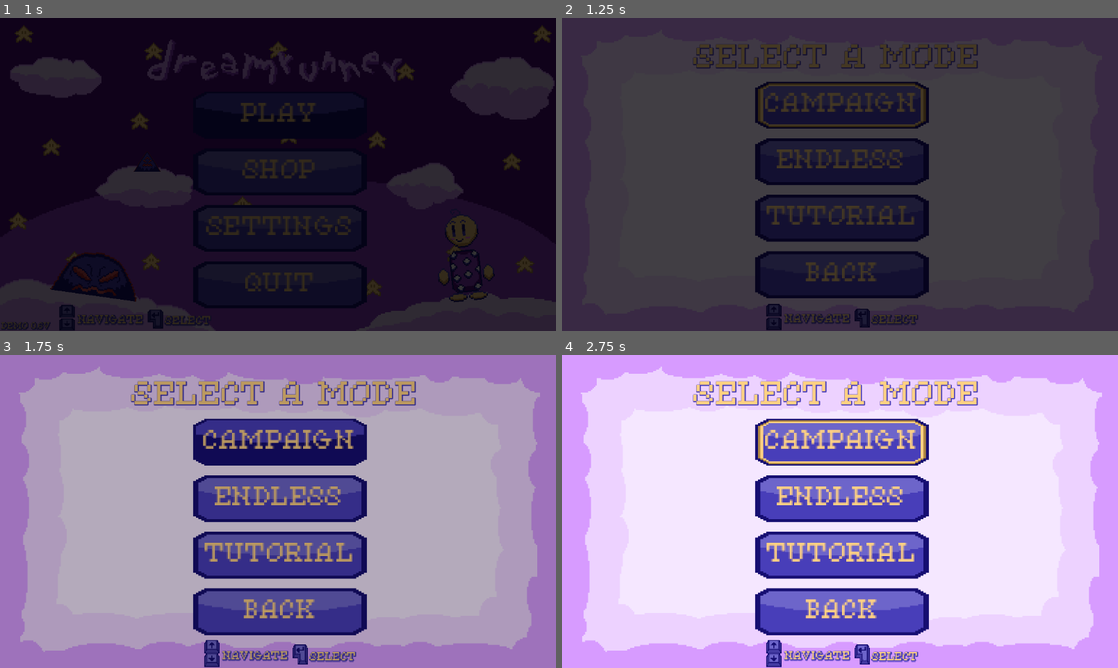
Above: before the commit, frames 1-4 (two rows, left to right).
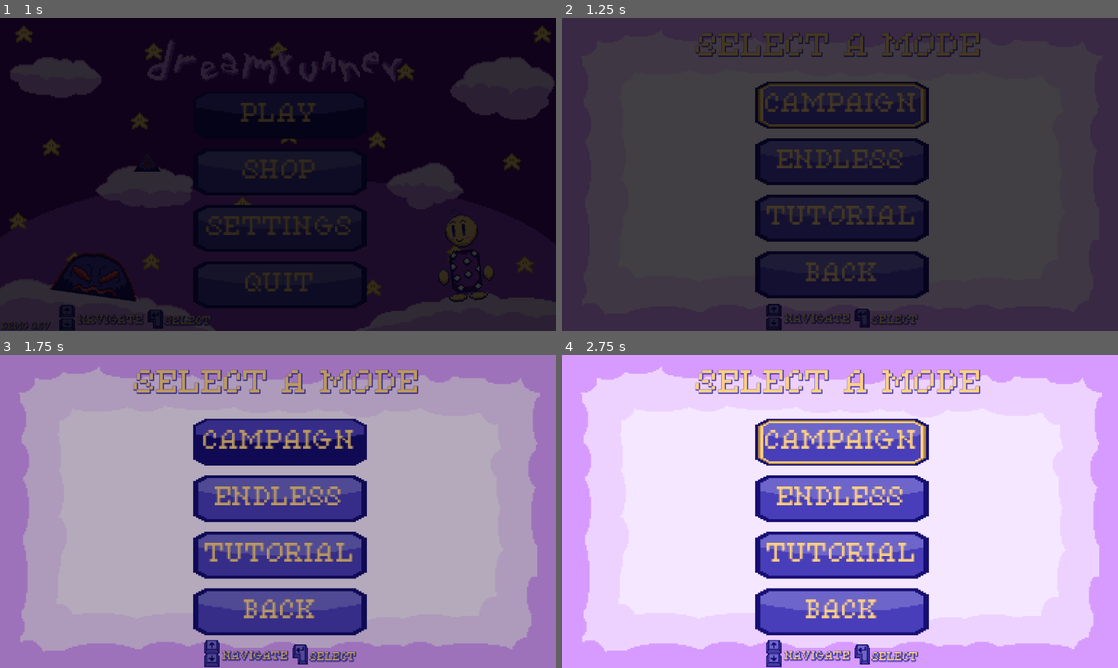
Above: after the commit, the same moments.

Repository: jacio-m/DreamRunner
Game: Godot game, scene res://HUD/main_menu.tscn
Same seed, same stepped clock (60 frames per second), same inputs: the game is played once before the commit and once after it. Sound files missing from this copy of the repository are replaced by a short silence.
Inputs:
- Up to frame 1 (1 s): tap Enter (ui_accept) at 0.5, 0.77 s; hold Right (ui_right) from 0.53 s (still down)
- Up to frame 2 (1.25 s): keep holding Right (ui_right)
- Up to frame 3 (1.75 s): keep holding Right (ui_right); tap Enter (ui_accept) at 1.52 s
- Up to frame 4 (2.75 s): release Right (ui_right) at 2.03 s; hold Left (ui_left) from 2.03 s (still down)

Frame 1 is identical in both runs. In frame 2, 2.8% of the frame differs, in the area x 23-76%, y 4-17%; in frame 3, 3.4%; in frame 4, 3.5%.

Commit message:
Started Working On Stage Select
Started Working On Stage Select Navigation Logic for the Campaign Mode.

Diff:
--- a/HUD/mode_select.tscn
+++ b/HUD/mode_select.tscn
@@ -86,10 +86,10 @@
 anchors_preset = 5
 anchor_left = 0.5
 anchor_right = 0.5
-offset_left = -304.0
-offset_top = 55.0
-offset_right = 289.0
-offset_bottom = 338.0
+offset_left = -299.0
+offset_top = 31.0
+offset_right = 294.0
+offset_bottom = 314.0
 grow_horizontal = 2
 theme_override_colors/font_color = Color(1, 0.819608, 0.513726, 1)
 theme_override_colors/font_shadow_color = Color(0.282353, 0.243137, 0.72549, 1)
